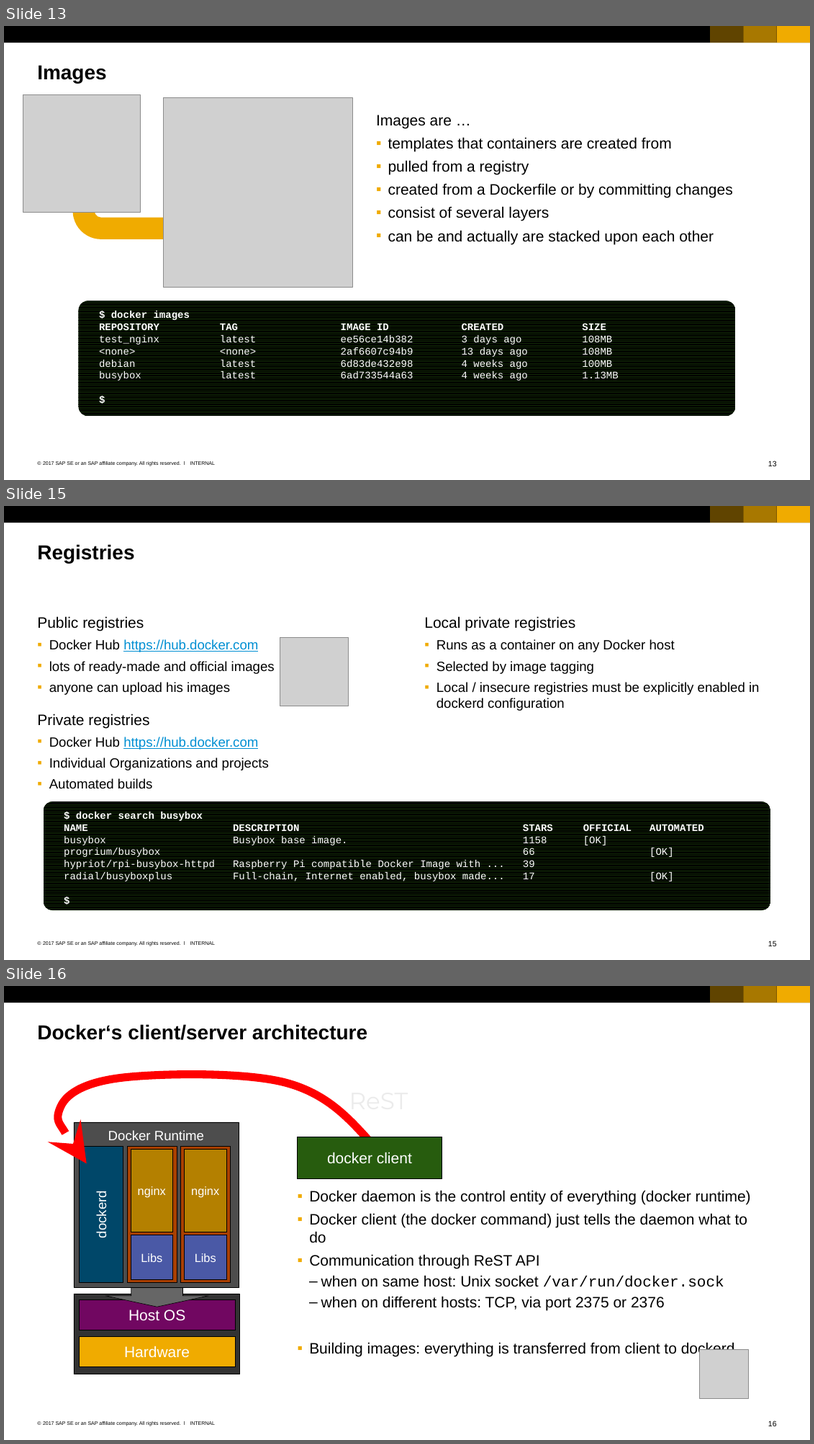
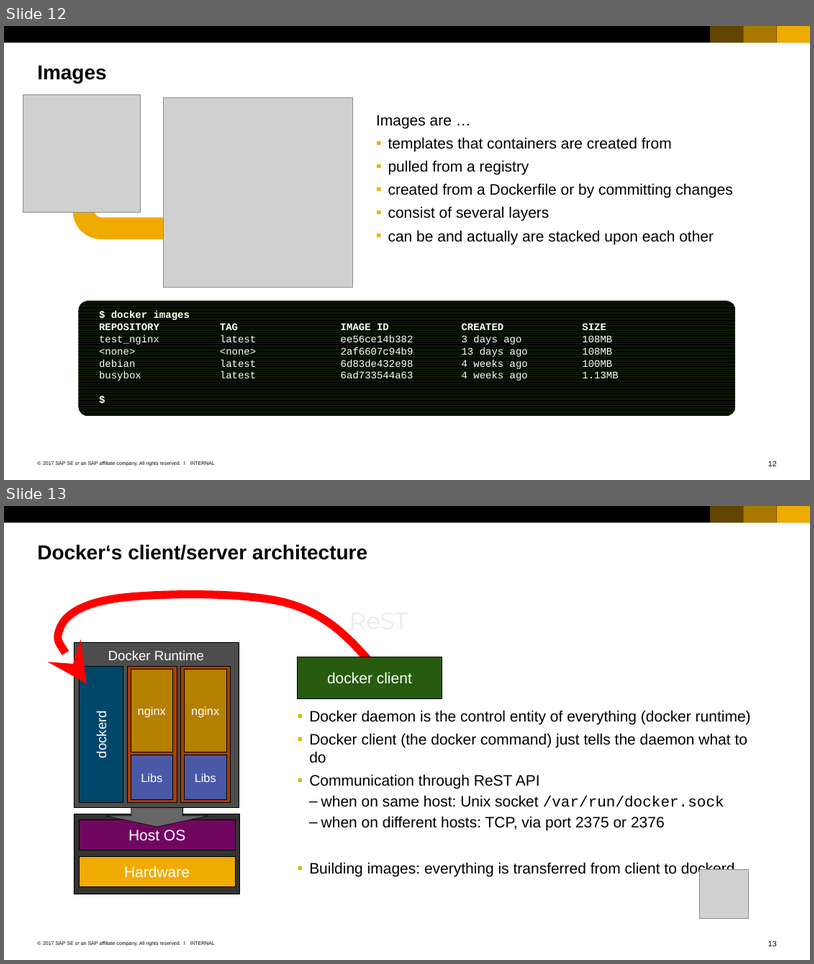
Before and after one commit to cuijiyao01/docker-k8s-training, a slide deck: docker/02_Members_of_docker_universe.pptx. Shown one above the other, each under a label of ours: slides 13, 15 and 16 before the commit, slides 12 and 13 after it; the slides between them are not shown. The pictures are 814x1444 and 814x964 pixels, drawn with LibreOffice and Linux fonts; fonts in the diff are those of the drawing; grey boxes stand for pictures. Boxes give left, top, right and bottom in pixels: in the first picture for what was removed or moved away, otherwise in the second. Text is boxed around its words. In the diff, an @@ line names an element or a change of style, - is before the commit and + after.

Commit message:
more details on dockerd architecture

```diff
--- a/docker/02_Members_of_docker_universe.pptx
+++ b/docker/02_Members_of_docker_universe.pptx
@@ slide 15 removed at box(4, 506, 810, 960), background #FFFFFF; not listed: 7 template elements that a slide beside it also shows @@
@@ title removed at box(37, 544, 134, 563) @@
-Registries
@@ text removed at box(37, 616, 275, 789) @@
-Public registries
-  ▪ Docker Hub https://hub.docker.com
-  ▪ lots of ready-made and official images
-  ▪ anyone can upload his images
-Private registries
-  ▪ Docker Hub https://hub.docker.com
-  ▪ Individual Organizations and projects
-  ▪ Automated builds
@@ text removed at box(424, 616, 759, 710) @@
-Local private registries
-  ▪ Runs as a container on any Docker host
-  ▪ Selected by image tagging
-  ▪ Local / insecure registries must be explicitly enabled in dockerd configuration
@@ picture removed at box(280, 637, 348, 705) @@
@@ rounded rectangle removed at box(44, 801, 771, 910) @@
-    $ docker search busybox
-    NAME DESCRIPTION STARS OFFICIAL AUTOMATED
-    busybox Busybox base image. 1158 [OK]
-    progrium/busybox 66 [OK]
-    hypriot/rpi-busybox-httpd Raspberry Pi compatible Docker Image with ... 39
-    radial/busyboxplus Full-chain, Internet enabled, busybox made... 17 [OK]
-    $
@@ what was slide 13 is now slide 12 @@
@@ what was slide 16 is now slide 13 @@
@@ page number at box(769, 940, 777, 946): text changed @@
-16
+13
```
Also in this commit, not shown: 3 slides added, 4 other slides removed, 1 other file.
